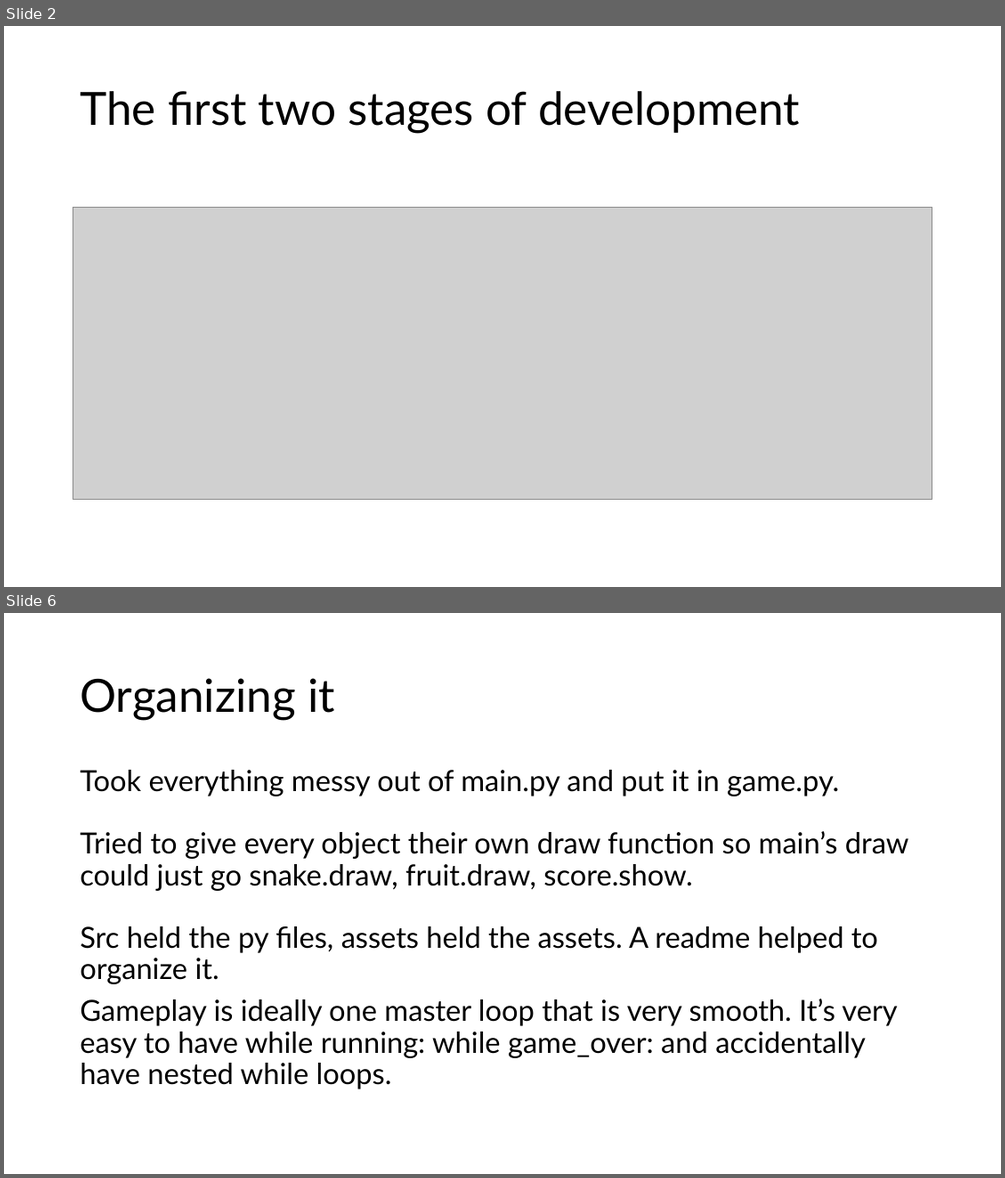
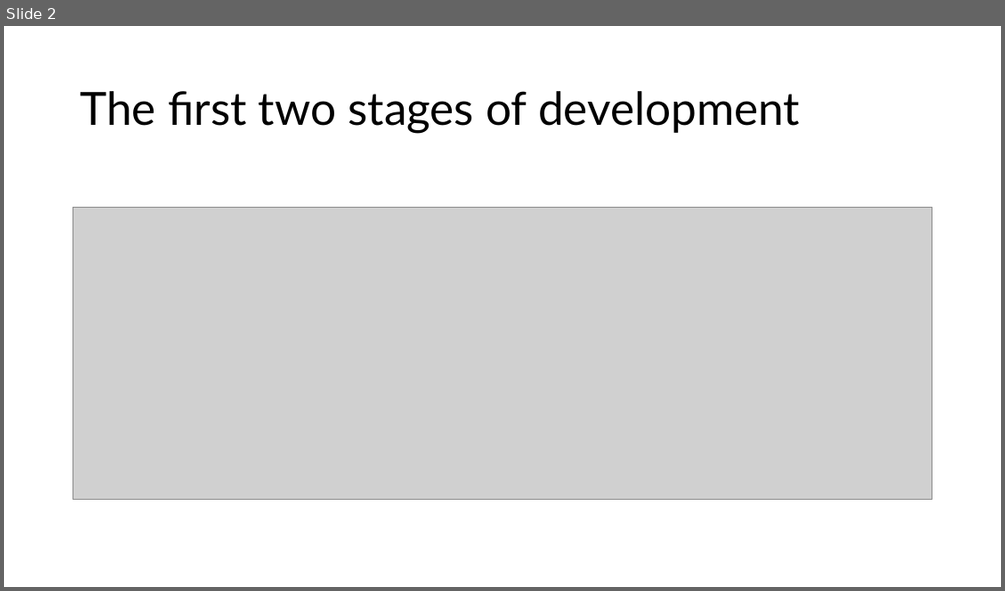
Before and after one commit to HoloJem/snake-game, a slide deck: presentation/The main lesson.pptx. Shown one above the other, each under a label of ours: slides 2 and 6 before the commit, slide 2 after it; the slides between them are not shown. The pictures are 1005x1178 and 1005x591 pixels, drawn with LibreOffice and Linux fonts; fonts in the diff are those of the drawing; grey boxes stand for pictures. Boxes give left, top, right and bottom in pixels: in the first picture for what was removed or moved away, otherwise in the second. Text is boxed around its words. In the diff, an @@ line names an element or a change of style, - is before the commit and + after.

```diff
--- a/presentation/The main lesson.pptx
+++ b/presentation/The main lesson.pptx
@@ slide 6 removed at (4, 613, 1001, 1174), background #FFFFFF @@
@@ title removed at (80, 678, 335, 720) @@
-Organizing it
@@ text removed at (80, 770, 909, 1089) @@
-Took everything messy out of main.py and put it in game.py.
-Tried to give every object their own draw function so main’s draw could just go snake.draw, fruit.draw, score.show.
-Src held the py files, assets held the assets. A readme helped to organize it.
-Gameplay is ideally one master loop that is very smooth. It’s very easy to have while running: while game_over: and accidentally have nested while loops.
```
Also in this commit, not shown: 3 slides changed, 1 slide added, 1 other slide removed, 3 other files.
